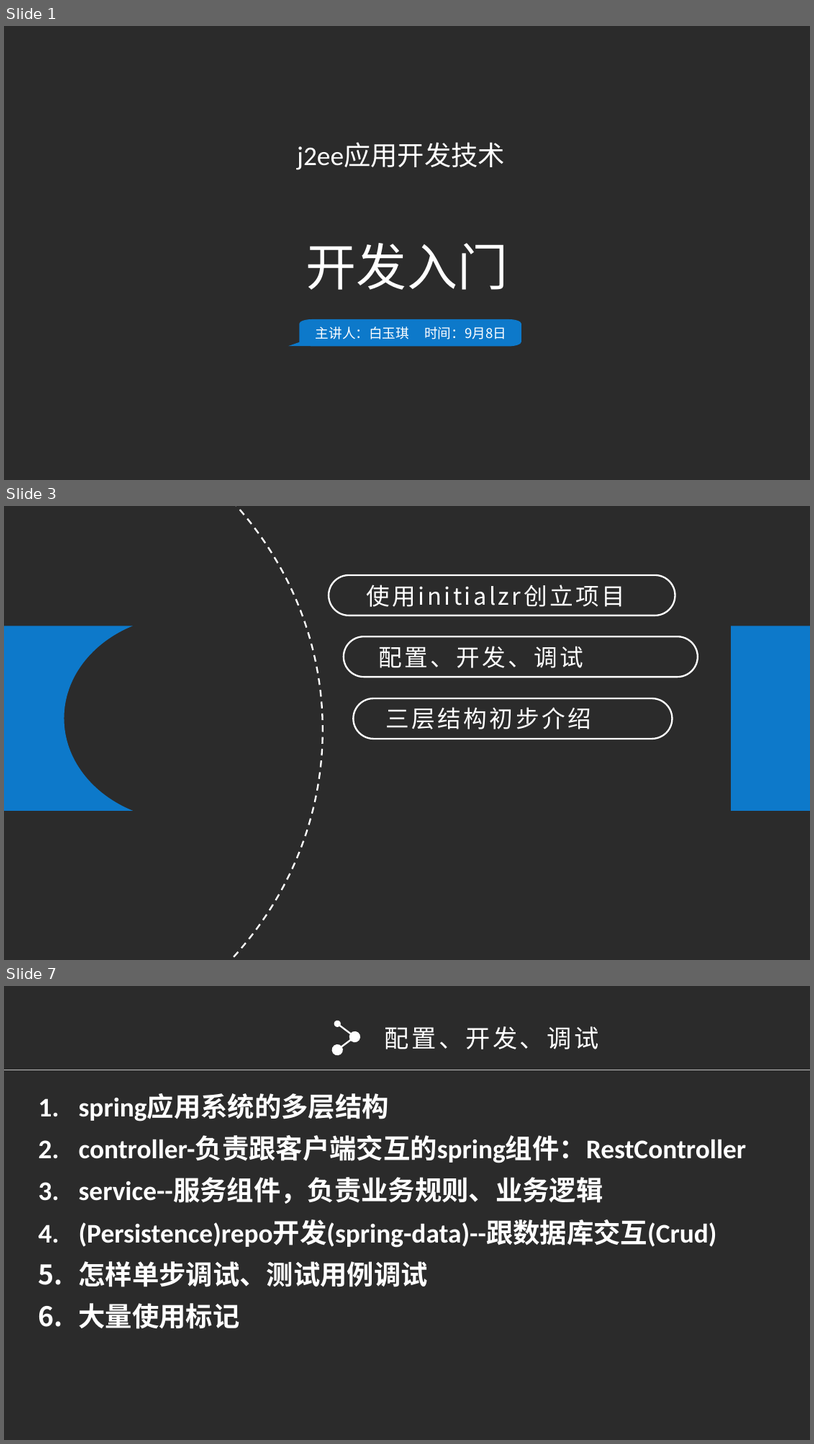
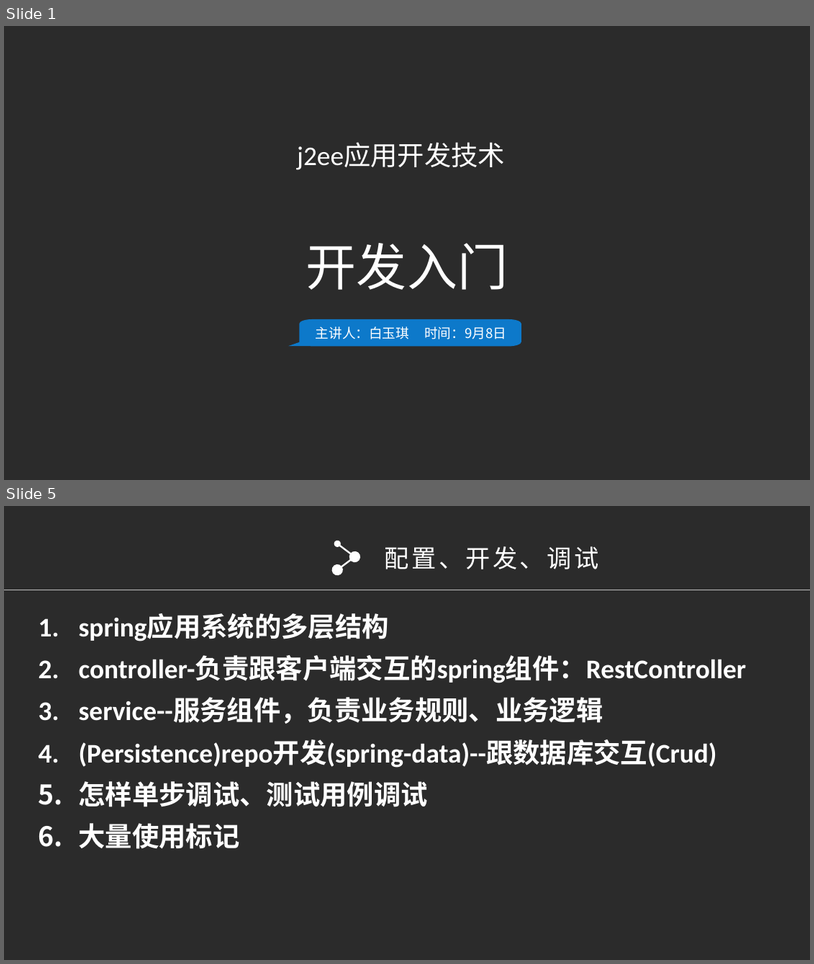
Before and after one commit to baiyuqi/course-space, a slide deck: document/讲义（ppt）/0-j2ee应用开发技术-开发入门.pptx. Shown one above the other, each under a label of ours: slides 1, 3 and 7 before the commit, slides 1 and 5 after it; the slides between them are not shown. The pictures are 814x1444 and 814x964 pixels, drawn with LibreOffice and Linux fonts; fonts in the diff are those of the drawing; background and template pictures are left out; a plain dark background stands for a picture behind light text. Boxes give left, top, right and bottom in pixels: in the first picture for what was removed or moved away, otherwise in the second. Text is boxed around its words. In the diff, an @@ line names an element or a change of style, - is before the commit and + after.

```diff
--- a/document/讲义（ppt）/0-j2ee应用开发技术-开发入门.pptx
+++ b/document/讲义（ppt）/0-j2ee应用开发技术-开发入门.pptx
@@ slide 3 removed at [4, 506, 810, 960], background picture (left out) @@
@@ freeform shape removed at [232, 506, 324, 958] @@
@@ rounded rectangle removed at [329, 575, 676, 615] @@
@@ text removed at [367, 584, 626, 607] @@
-使用initialzr创立项目
@@ freeform shape removed at [4, 626, 133, 810] @@
@@ rectangle removed at [731, 626, 810, 810] @@
@@ rounded rectangle removed at [344, 636, 697, 677] @@
@@ text removed at [378, 646, 584, 668] @@
-配置、开发、调试
@@ rounded rectangle removed at [353, 698, 672, 739] @@
@@ text removed at [386, 707, 592, 729] @@
-三层结构初步介绍
@@ what was slide 7 is now slide 5 @@
```
Also in this commit, not shown: 2 slides changed, 1 slide added, 2 other slides removed, 18 other files.
